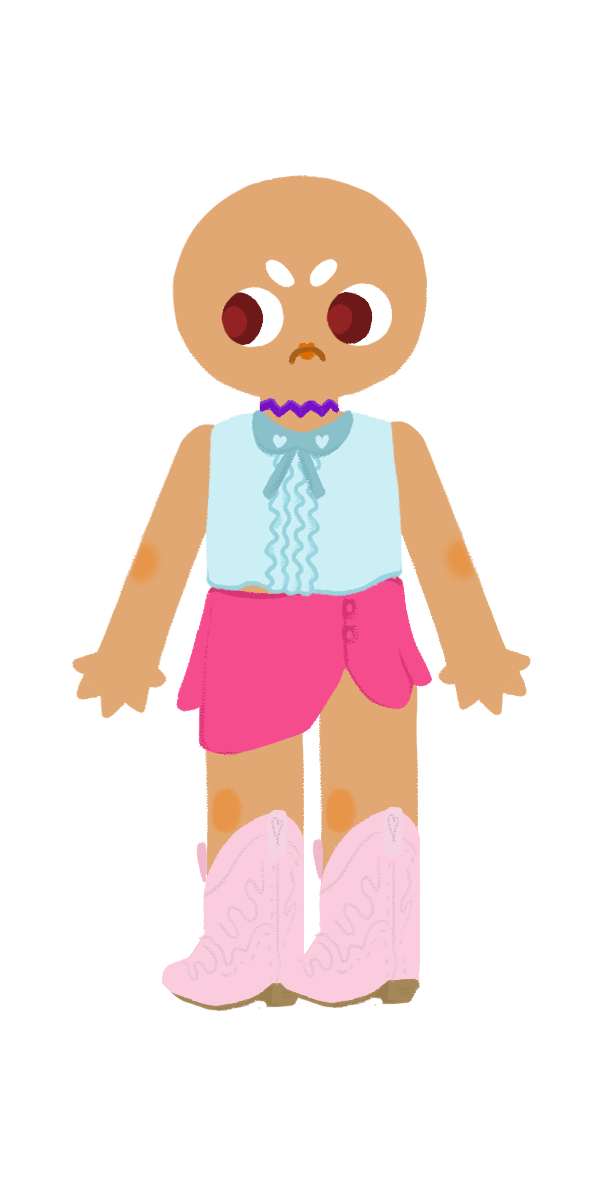
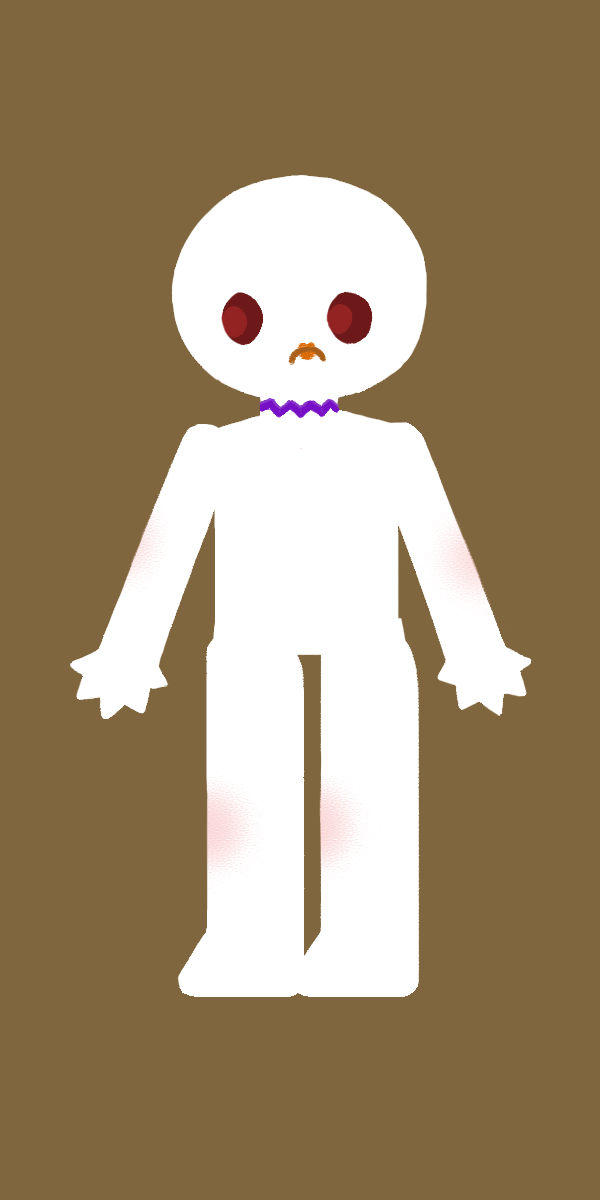
Revision of a layered w=600, h=1200 image; what changed, layer by layer:
hid group "Cowboy_Boots" (3 layers) over [161, 806, 422, 1011]
moved "L_Cowbow_Boots" into group "Cowboy_Boots" over [161, 809, 306, 1011]
hid group "Tops" (22 layers) over [100, 400, 509, 696]
hid group "Tank_Collar" (1 layers) over [192, 409, 403, 696]
hid group "Skirt_Skort_Pink" (1st of 2, in "Bottoms") (1 layers) over [176, 576, 432, 756]
showed group "Full Fit" (12 layers) over [190, 384, 438, 783]
painted on "Head" (2nd of 2, in "Base") over [171, 175, 428, 408]
painted on "Neck" (2nd of 2, in "Base") over [259, 389, 339, 433]
painted on "Torso" (2nd of 2, in "Base") over [213, 406, 402, 625]
painted on "Crotch" (2nd of 2, in "Base") over [211, 617, 408, 656]
painted on "L_Arm" (2nd of 2, in "Base") over [70, 423, 229, 719]
painted on "L_Leg" (2nd of 2, in "Base") over [174, 622, 312, 997]
painted on "R_Leg" (2nd of 2, in "Base") over [198, 622, 420, 997]
painted on "R_Arm" (2nd of 2, in "Base") over [377, 421, 532, 716]
added layer "BG" in group "Base" over [0, 0, 600, 1200]
